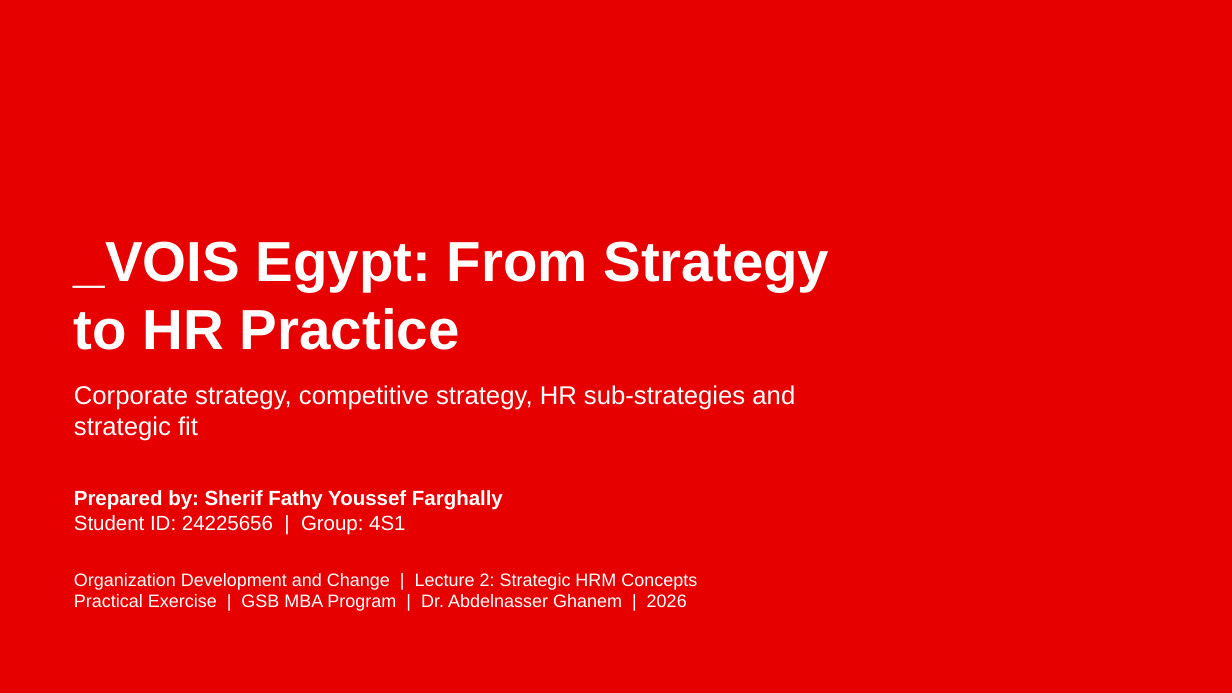
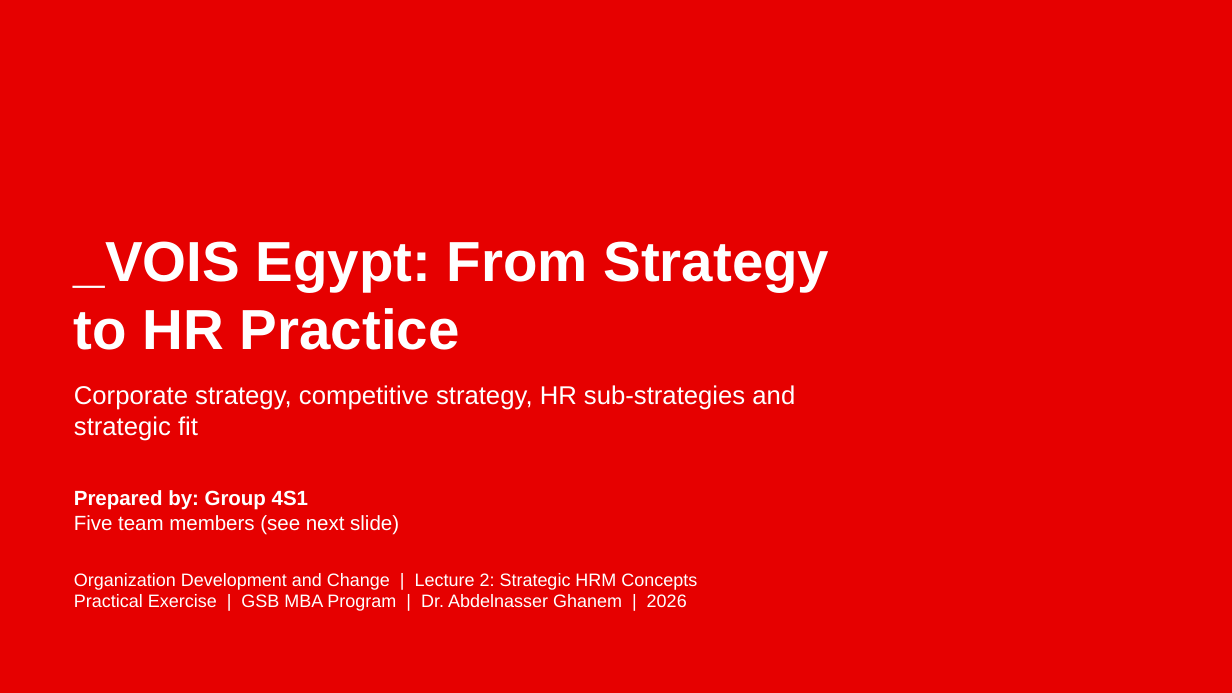
Before and after one commit to sheriffathyyousseffarghally-pixel/lolos-farm-privacy, a slide deck: slide 1 of VOIS_Strategy_Sherif_24225656.pptx. Drawn at 1232x693 pixels with LibreOffice and Linux fonts; fonts in the diff are those of the drawing. Boxes give left, top, right and bottom in pixels: in the first picture for what was removed or moved away, otherwise in the second. Text is boxed around its words. In the diff, an @@ line names an element or a change of style, - is before the commit and + after.

```diff
--- a/VOIS_Strategy_Sherif_24225656.pptx
+++ b/VOIS_Strategy_Sherif_24225656.pptx
@@ text at box(74, 490, 399, 535): text changed; bold off @@
-Prepared by: Sherif Fathy Youssef Farghally
-Student ID: 24225656 | Group: 4S1
+Prepared by: Group 4S1
+Five team members (see next slide)
```
Also in this commit, not shown: 1 slide added.
